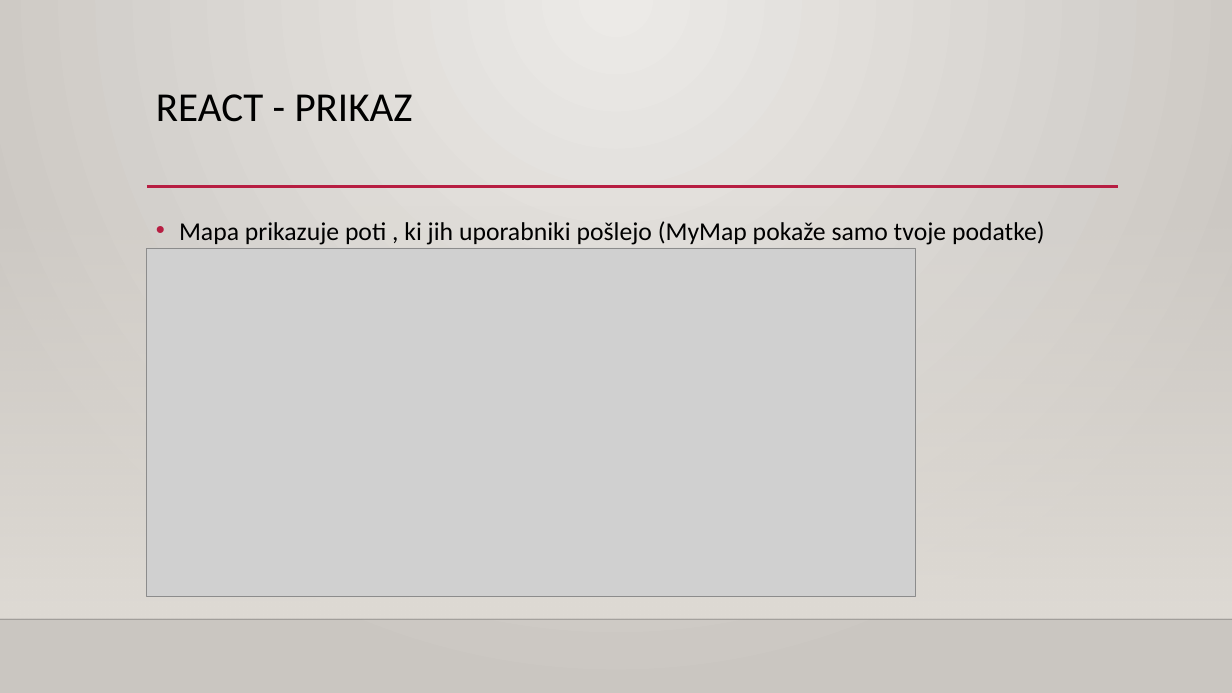
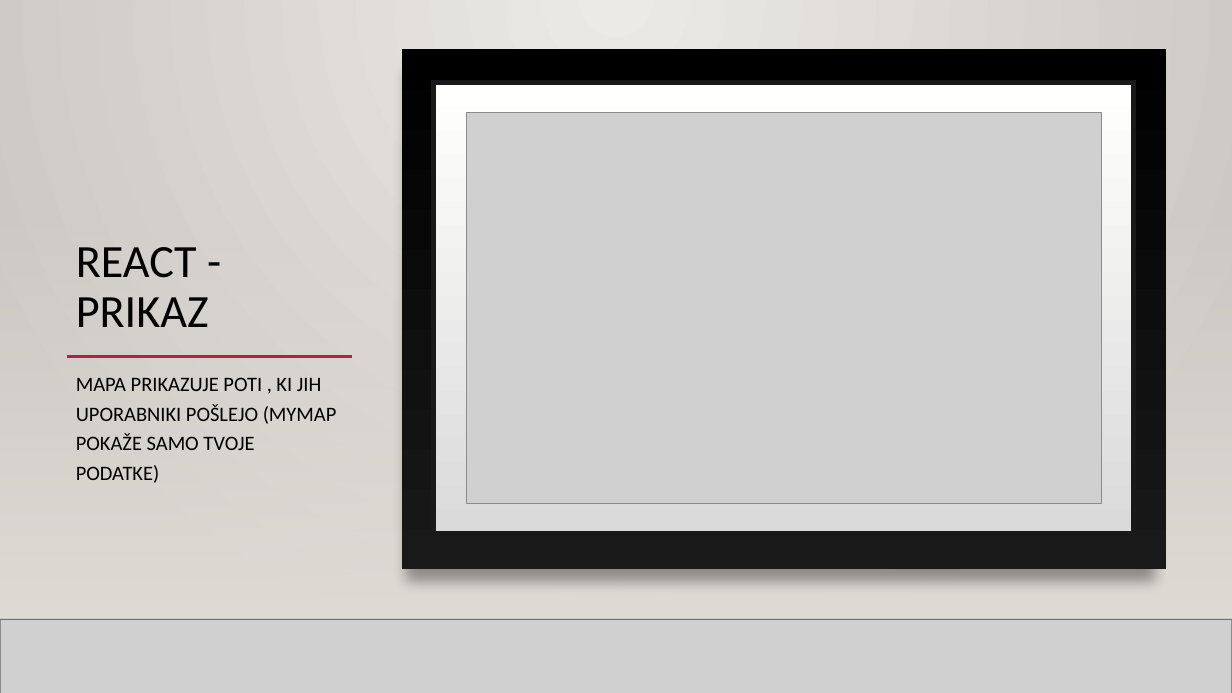
Before and after one commit to tabestdude/Project---Using-mass-data-in-traffic, a slide deck: slide 11 of Presentation.pptx. Drawn at 1232x693 pixels with LibreOffice and Linux fonts; fonts in the diff are those of the drawing; grey boxes stand for pictures; background and template pictures are left out. Boxes give left, top, right and bottom in pixels: in the first picture for what was removed or moved away, otherwise in the second. Text is boxed around its words. In the diff, an @@ line names an element or a change of style, - is before the commit and + after.

Commit message:
updated_presentation

```diff
--- a/Presentation.pptx
+++ b/Presentation.pptx
@@ rectangle added at bbox=[0, 0, 1232, 693], fill gradient #ECEAE7 to #CAC7C1 @@
@@ rectangle added at bbox=[402, 49, 1166, 569], fill gradient #000001 to #191919 @@
@@ rectangle added at bbox=[433, 82, 1134, 533], fill gradient #DADADA to #FFFFFE, outline #191919 4 pt @@
@@ picture added at bbox=[467, 113, 1102, 504] @@
@@ title "REACT - PRIKAZ": place and size @@
-title "REACT - PRIKAZ" at bbox=[156, 94, 413, 122]
+title "REACT - PRIKAZ" at bbox=[76, 247, 209, 327]
@@ title "REACT - PRIKAZ" at bbox=[76, 247, 209, 327]: size 32 to 36 pt; vertical alignment top to bottom @@
@@ rectangle added at bbox=[0, 204, 1232, 619], fill gradient #DFDBD5 @@
@@ rectangle added at bbox=[0, 204, 1232, 619], fill gradient #DFDBD5 @@
@@ picture removed at bbox=[147, 248, 917, 596] @@
@@ line added from (67, 357) to (352, 357), #B71E42 2.5 pt @@
@@ line added from (244, 357) to (1117, 357), #B71E42 2.5 pt @@
@@ text at bbox=[76, 377, 337, 483]: text changed; size 20 to 16 pt @@
-• Mapa prikazuje poti , ki jih uporabniki pošlejo (MyMap pokaže samo tvoje podatke)
+MAPA PRIKAZUJE POTI , KI JIH UPORABNIKI POŠLEJO (MYMAP POKAŽE SAMO TVOJE PODATKE)
@@ line added from (0, 619) to (1232, 619), #000001 1 pt @@
@@ picture added at bbox=[0, 619, 1232, 693] @@
@@ line added from (0, 619) to (1232, 619), #000001 1 pt @@
```
Also in this commit, not shown: 2 slides added, 1 other file.
